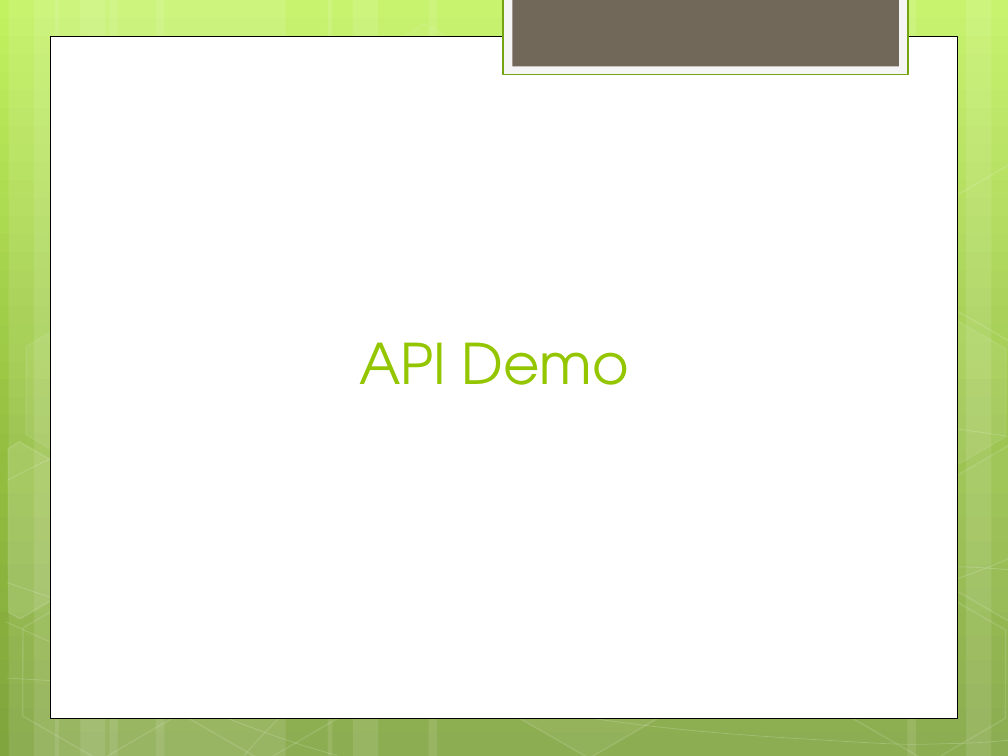
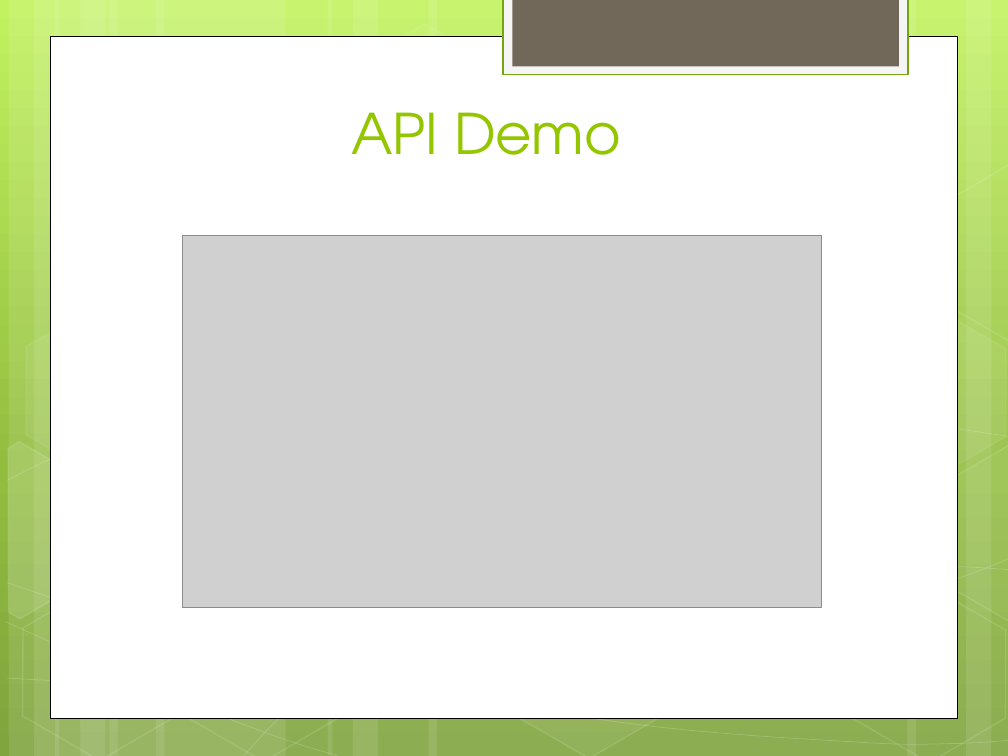
Before and after one commit to bagus25dzikri06/PijarCamp2022, a slide deck: slide 8 of eat-cook-repeat/EAT, COOK, REPEAT.pptx. Drawn at 1008x756 pixels with LibreOffice and Linux fonts; fonts in the diff are those of the drawing; grey boxes stand for pictures. Boxes give left, top, right and bottom in pixels: in the first picture for what was removed or moved away, otherwise in the second. Text is boxed around its words. In the diff, an @@ line names an element or a change of style, - is before the commit and + after.

```diff
--- a/eat-cook-repeat/EAT, COOK, REPEAT.pptx
+++ b/eat-cook-repeat/EAT, COOK, REPEAT.pptx
@@ title "API Demo": place and size @@
-title "API Demo" at <box>359,342,629,385</box>
+title "API Demo" at <box>351,112,621,155</box>
@@ picture added at <box>182,235,822,608</box> @@
```
Also in this commit, not shown: 1 other slide changed, 1 slide removed, 38 other files.
